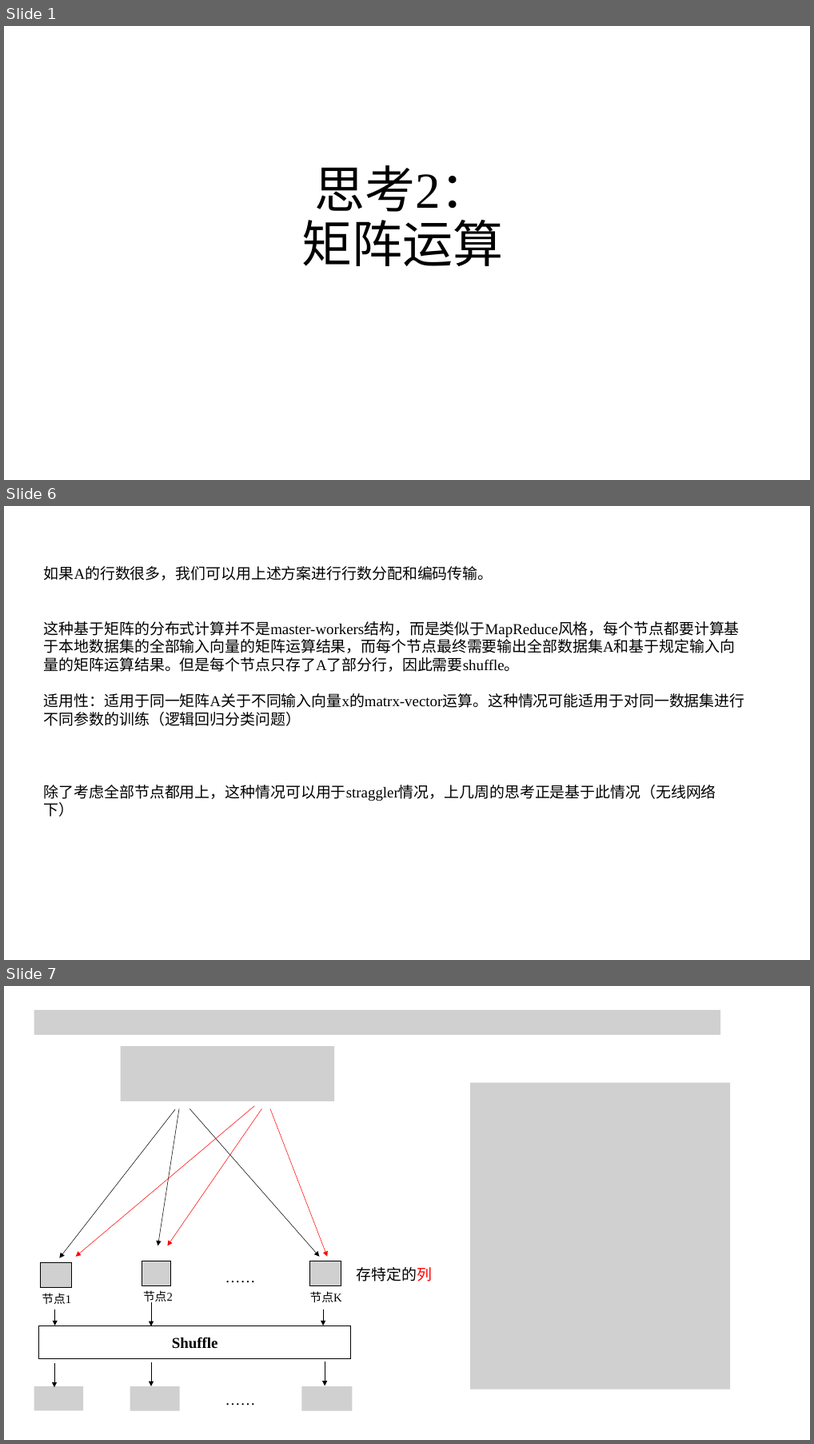
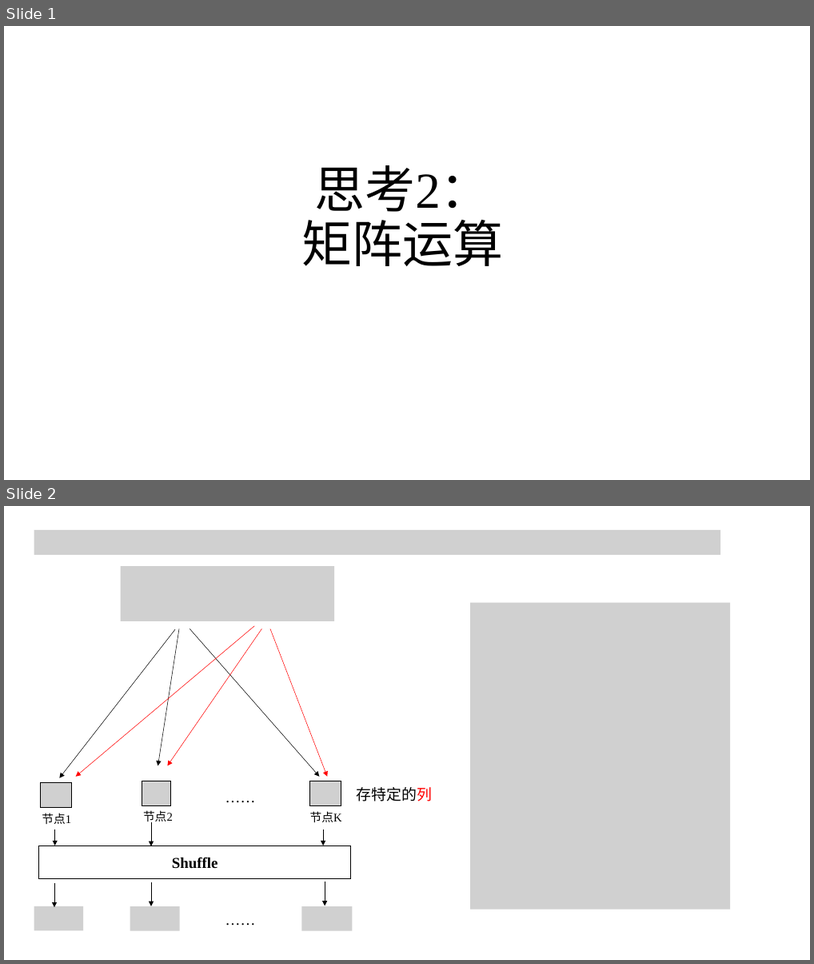
Before and after one commit to zhaojiayi/learning, a slide deck: EE/ppt/matrix_thinking2.pptx. Shown one above the other, each under a label of ours: slides 1, 6 and 7 before the commit, slides 1 and 2 after it; the slides between them are not shown. The pictures are 814x1444 and 814x964 pixels, drawn with LibreOffice and Linux fonts; fonts in the diff are those of the drawing; grey boxes stand for pictures. Boxes give left, top, right and bottom in pixels: in the first picture for what was removed or moved away, otherwise in the second. Text is boxed around its words. In the diff, an @@ line names an element or a change of style, - is before the commit and + after.

```diff
--- a/EE/ppt/matrix_thinking2.pptx
+++ b/EE/ppt/matrix_thinking2.pptx
@@ slide 6 removed at bbox=[4, 506, 810, 960], background #FFFFFF @@
@@ text removed at bbox=[44, 566, 746, 816] @@
-如果A的行数很多，我们可以用上述方案进行行数分配和编码传输。
-这种基于矩阵的分布式计算并不是master-workers结构，而是类似于MapReduce风格，每个节点都要计算基于本地数据集的全部输入向量的矩阵运算结果，而每个节点最终需要输出全部数据集A和基于规定输入向量的矩阵运算结果。但是每个节点只存了A了部分行，因此需要shuffle。
-适用性：适用于同一矩阵A关于不同输入向量x的matrx-vector运算。这种情况可能适用于对同一数据集进行不同参数的训练（逻辑回归分类问题）
-除了考虑全部节点都用上，这种情况可以用于straggler情况，上几周的思考正是基于此情况（无线网络下）
@@ what was slide 7 is now slide 2 @@
```
Also in this commit, not shown: 1 slide changed, 8 slides added, 4 other slides removed, 6 other files.
